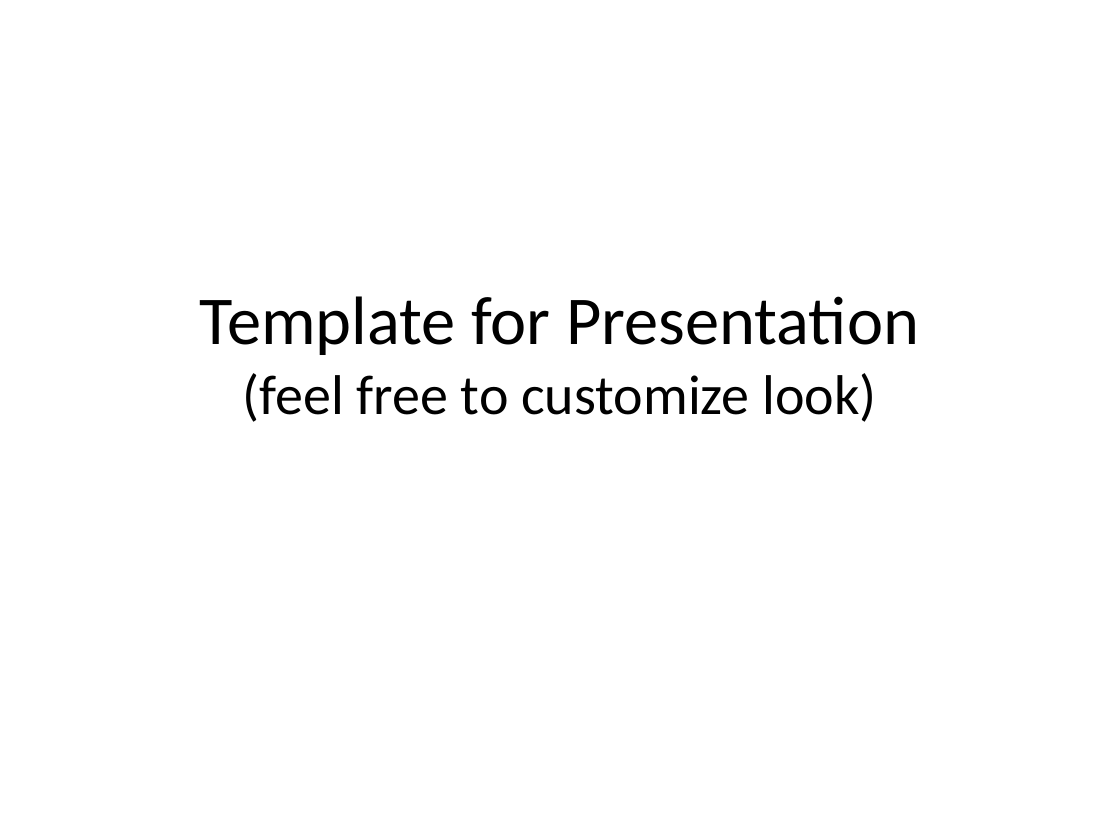
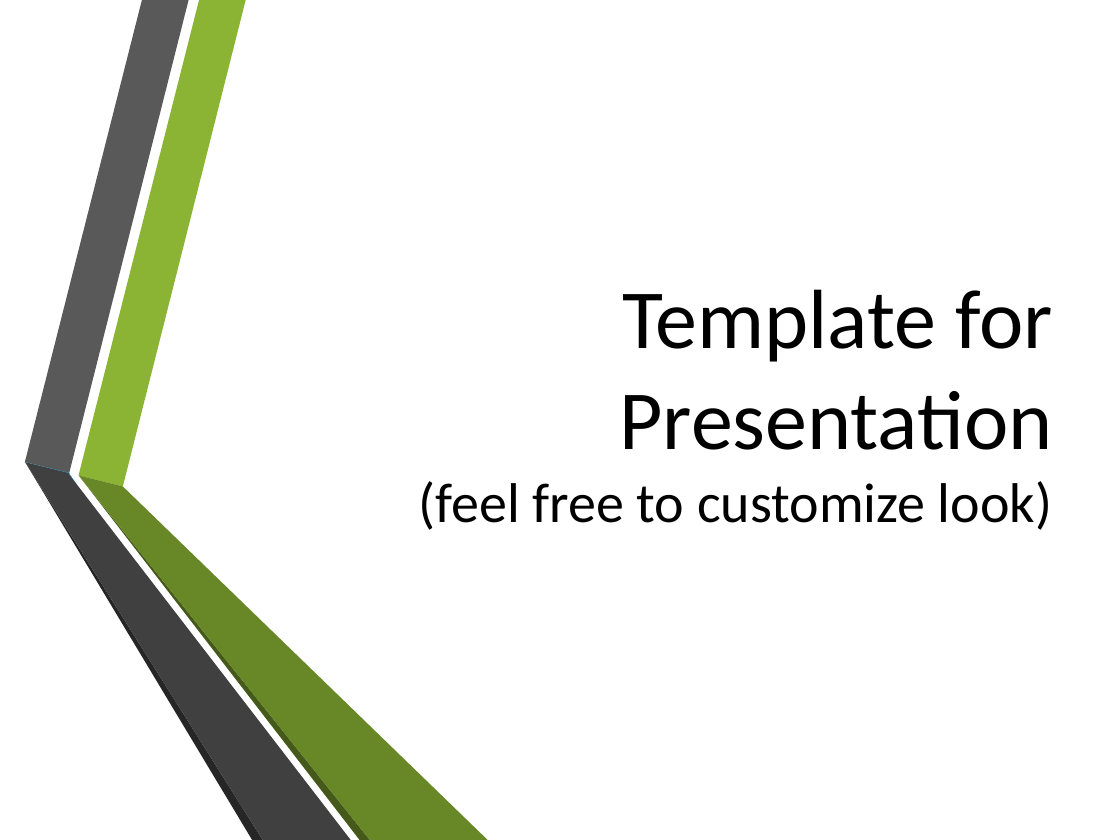
Before and after one commit to clampett/recycling-aid, a slide deck: slide 1 of Recycling Aid Presentation.pptx. Drawn at 1120x840 pixels with LibreOffice and Linux fonts; fonts in the diff are those of the drawing; background and template pictures are left out. Boxes give left, top, right and bottom in pixels: in the first picture for what was removed or moved away, otherwise in the second. Text is boxed around its words. In the diff, an @@ line names an element or a change of style, - is before the commit and + after.

Commit message:
Added cool colors to Loader & started powerpoint

```diff
--- a/Recycling Aid Presentation.pptx
+++ b/Recycling Aid Presentation.pptx
@@ title "Template for Presentation (feel free ..." moved from (x1=200, y1=296, x2=919, y2=422) to (x1=419, y1=289, x2=1053, y2=530) @@
@@ title "Template for Presentation (feel free ..." at (x1=419, y1=289, x2=1053, y2=530): size 44 to 54 pt in "Template for Presentation"; alignment centre to right; vertical alignment middle to bottom @@
@@ group added at (x1=25, y1=0, x2=487, y2=840): 6 freeform shapes @@
@@ freeform shape added at (x1=25, y1=461, x2=69, y2=473), fill #29ABE2 @@
@@ freeform shape added at (x1=68, y1=474, x2=76, y2=484), fill #29ABE2 @@
```
Also in this commit, not shown: 13 other slides changed, 4 other files.
